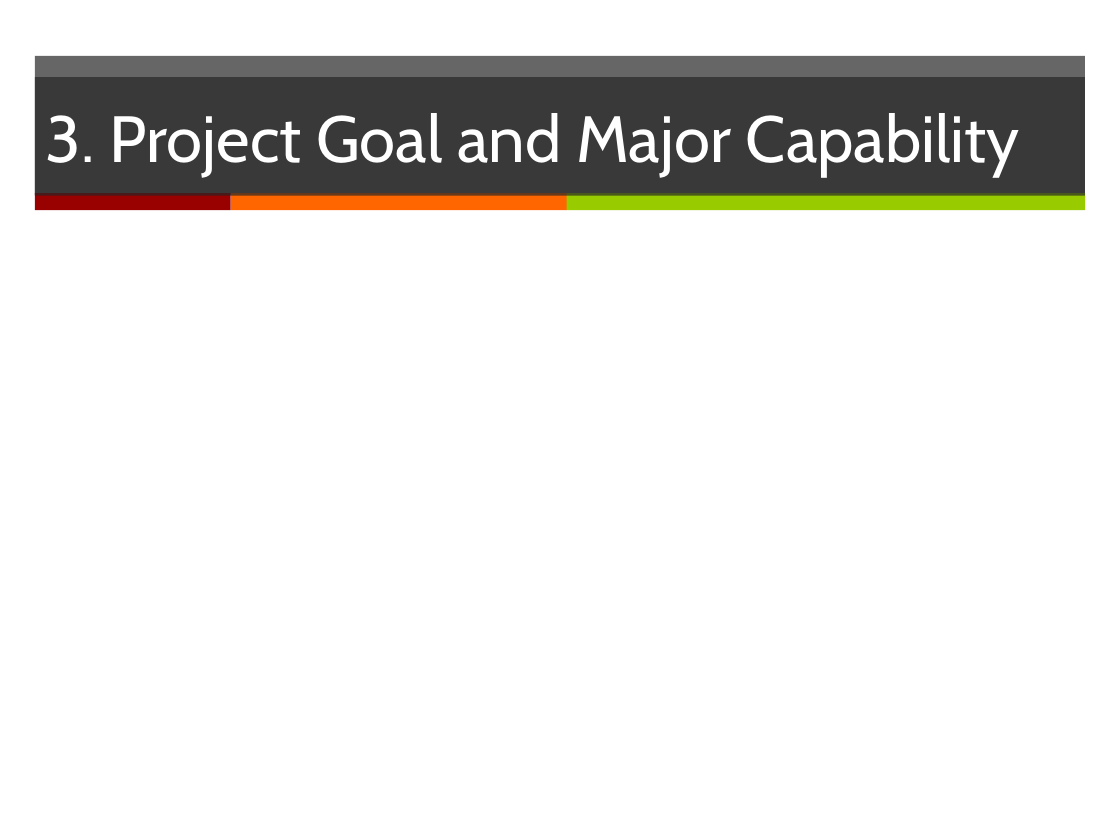
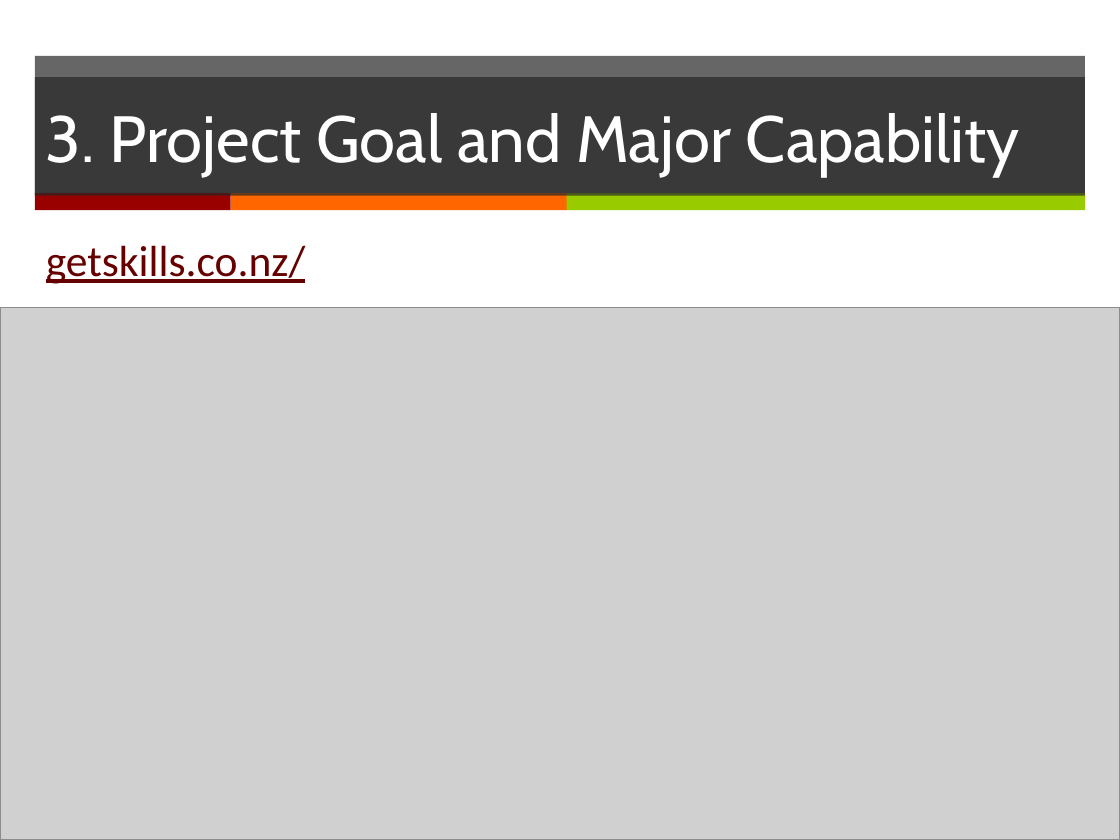
Before and after one commit to yadwinds/761_VEL, a slide deck: slide 5 of PCB/02 Plans & Actuals/2.1_Project Plan/Project Plan_(presentation)v0.1.pptx. Drawn at 1120x840 pixels with LibreOffice and Linux fonts; fonts in the diff are those of the drawing; grey boxes stand for pictures. Boxes give left, top, right and bottom in pixels: in the first picture for what was removed or moved away, otherwise in the second. Text is boxed around its words. In the diff, an @@ line names an element or a change of style, - is before the commit and + after.

```diff
--- a/PCB/02 Plans & Actuals/2.1_Project Plan/Project Plan_(presentation)v0.1.pptx
+++ b/PCB/02 Plans & Actuals/2.1_Project Plan/Project Plan_(presentation)v0.1.pptx
@@ text added at [46, 245, 306, 284], 28 pt, text #660000, underline @@
+getskills.co.nz/
@@ picture added at [0, 308, 1120, 840] @@
```
Also in this commit, not shown: 1 other slide changed, 3 slides added, 2 slides removed, 1 other file.
